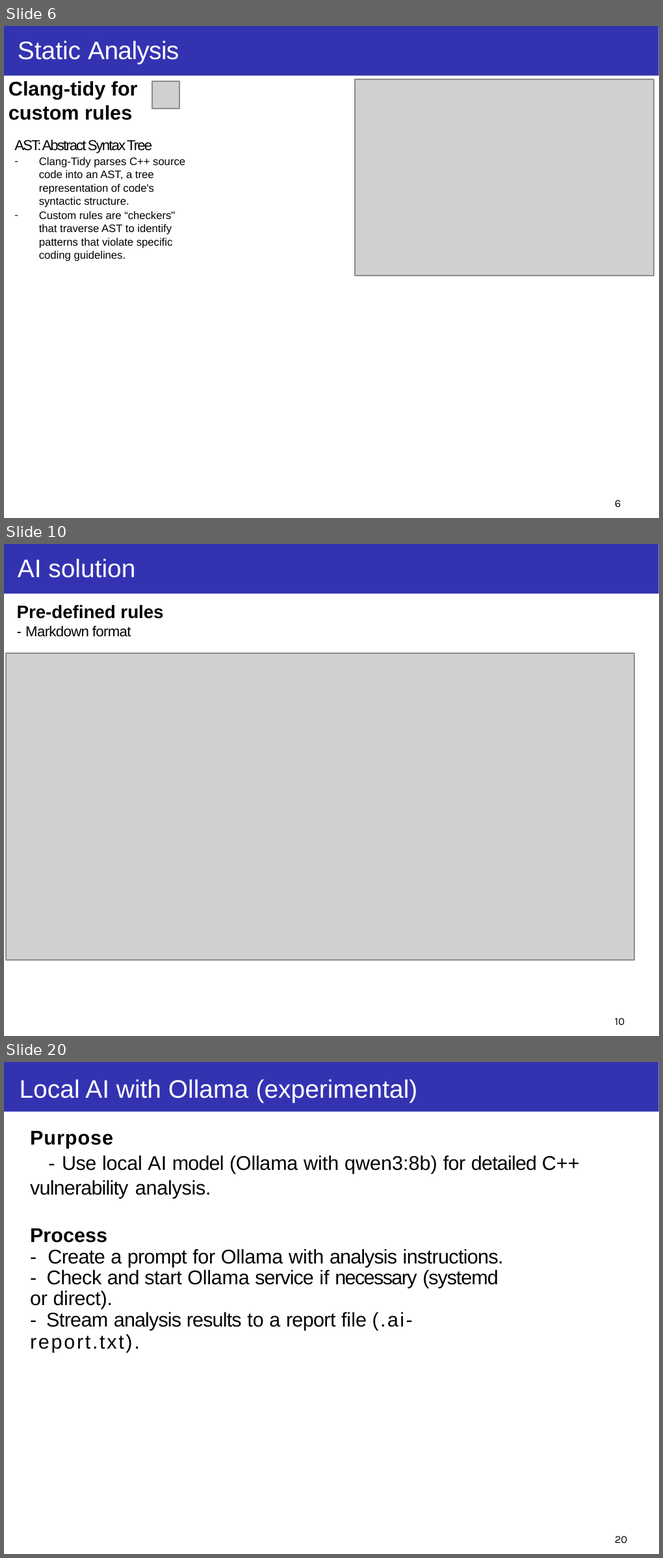
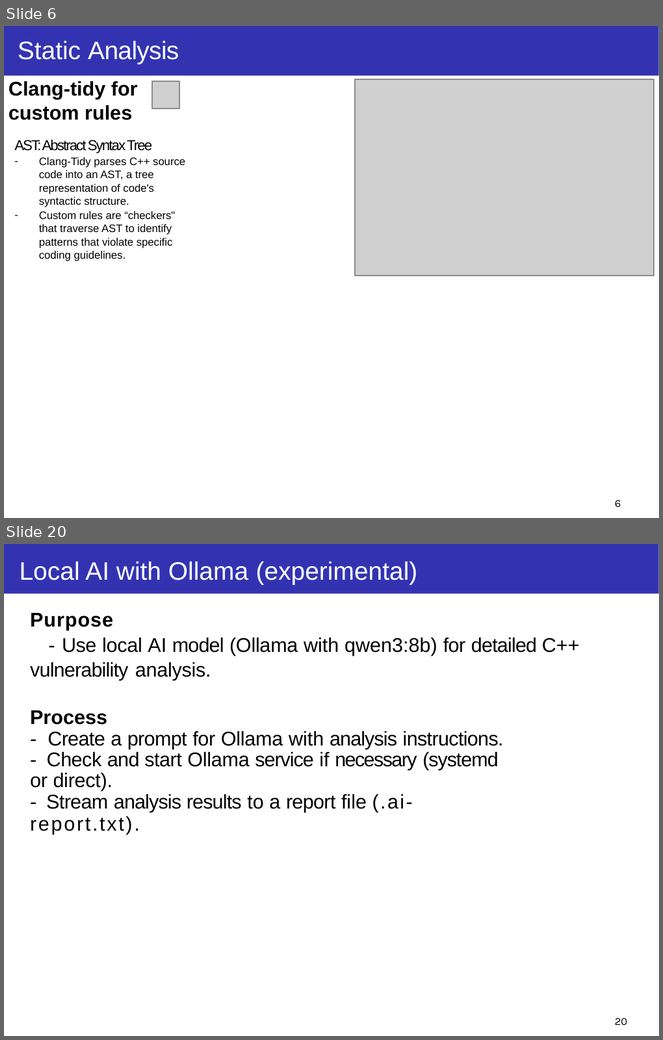
Before and after one commit to taikt/codefun, a slide deck: deepl/code_guard/doc/Code-Guard.pptx. Shown one above the other, each under a label of ours: slides 6, 10 and 20 before the commit, slides 6 and 20 after it; the slides between them are not shown. The pictures are 663x1558 and 663x1040 pixels, drawn with LibreOffice and Linux fonts; fonts in the diff are those of the drawing; grey boxes stand for pictures; background and template pictures are left out. Boxes give left, top, right and bottom in pixels: in the first picture for what was removed or moved away, otherwise in the second. Text is boxed around its words. In the diff, an @@ line names an element or a change of style, - is before the commit and + after.

```diff
--- a/deepl/code_guard/doc/Code-Guard.pptx
+++ b/deepl/code_guard/doc/Code-Guard.pptx
@@ slide 10 removed at (4, 544, 659, 1036), background #FFFFFF; not listed: 1 template element that a slide beside it also shows @@
@@ title removed at (18, 559, 135, 578) @@
-AI solution
@@ text removed at (17, 605, 163, 637) @@
-Pre-defined rules
-- Markdown format
@@ picture removed at (5, 653, 634, 960) @@
@@ page number removed at (615, 1018, 625, 1025) @@
-10
```
Also in this commit, not shown: 6 slides changed, 7 slides added, 6 other slides removed.
